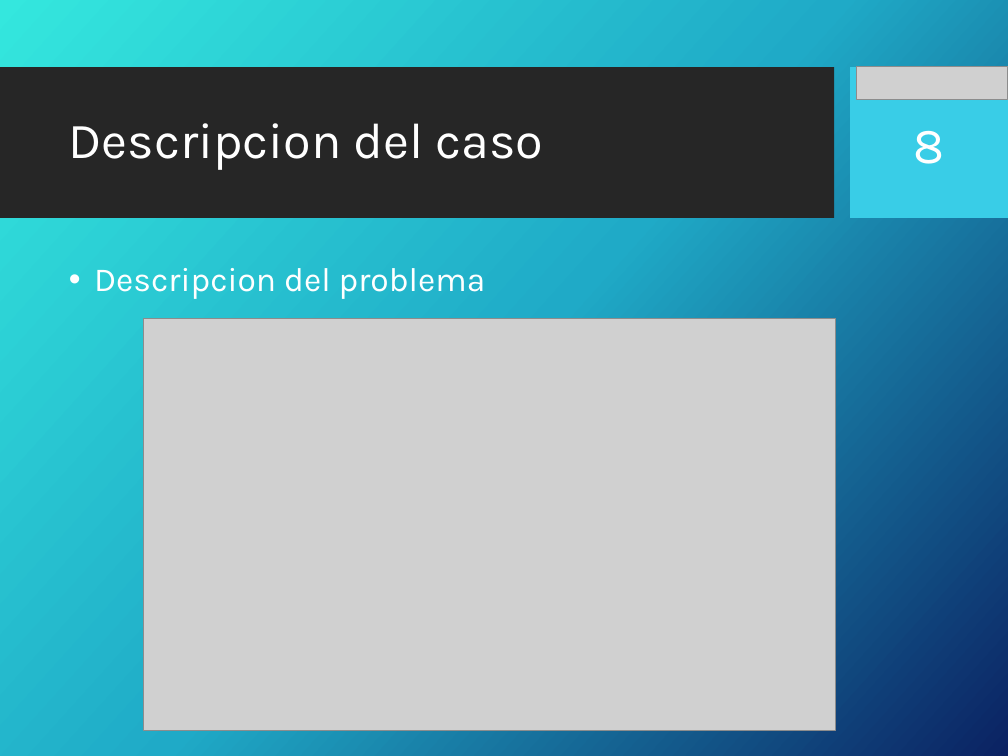
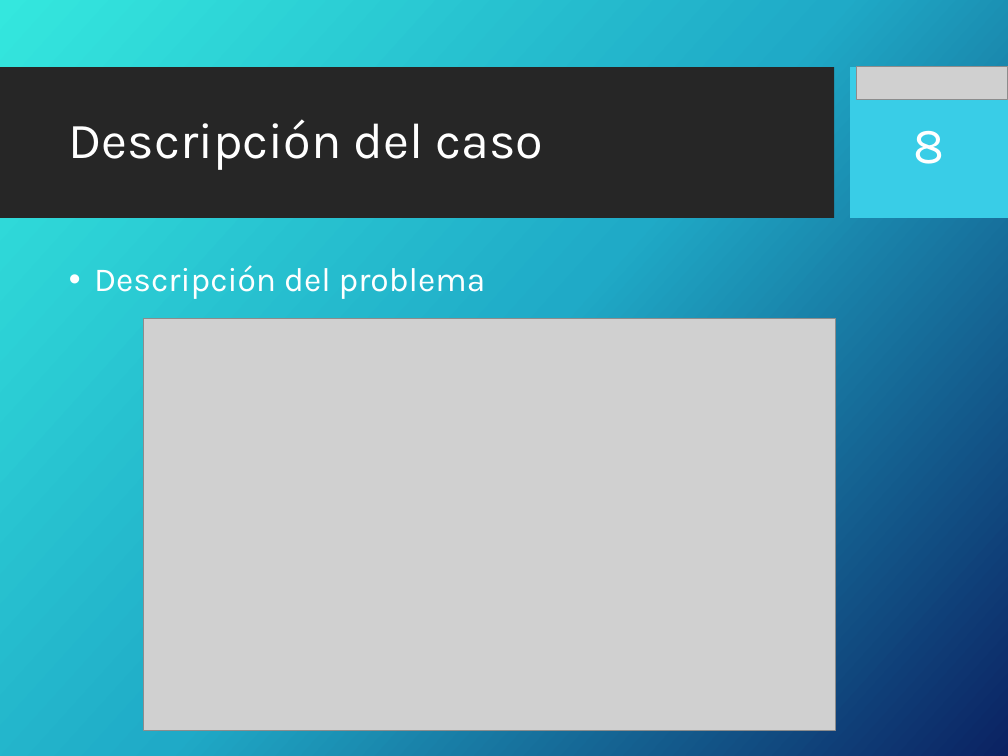
Before and after one commit to portafolio2016/hipocrates, a slide deck: slide 8 of docs/plan-de-proyecto/ppt-iteracion1.pptx. Drawn at 1008x756 pixels with LibreOffice and Linux fonts; fonts in the diff are those of the drawing; grey boxes stand for pictures; background and template pictures are left out. Boxes give left, top, right and bottom in pixels: in the first picture for what was removed or moved away, otherwise in the second. Text is boxed around its words. In the diff, an @@ line names an element or a change of style, - is before the commit and + after.

```diff
--- a/docs/plan-de-proyecto/ppt-iteracion1.pptx
+++ b/docs/plan-de-proyecto/ppt-iteracion1.pptx
@@ title at [69, 119, 544, 170]: text changed @@
-Descripcion del caso
+Descripción del caso
@@ text at [94, 265, 486, 299]: text changed @@
-• Descripcion del problema
+• Descripción del problema
```
Also in this commit, not shown: 6 other slides changed, 3 slides added.
